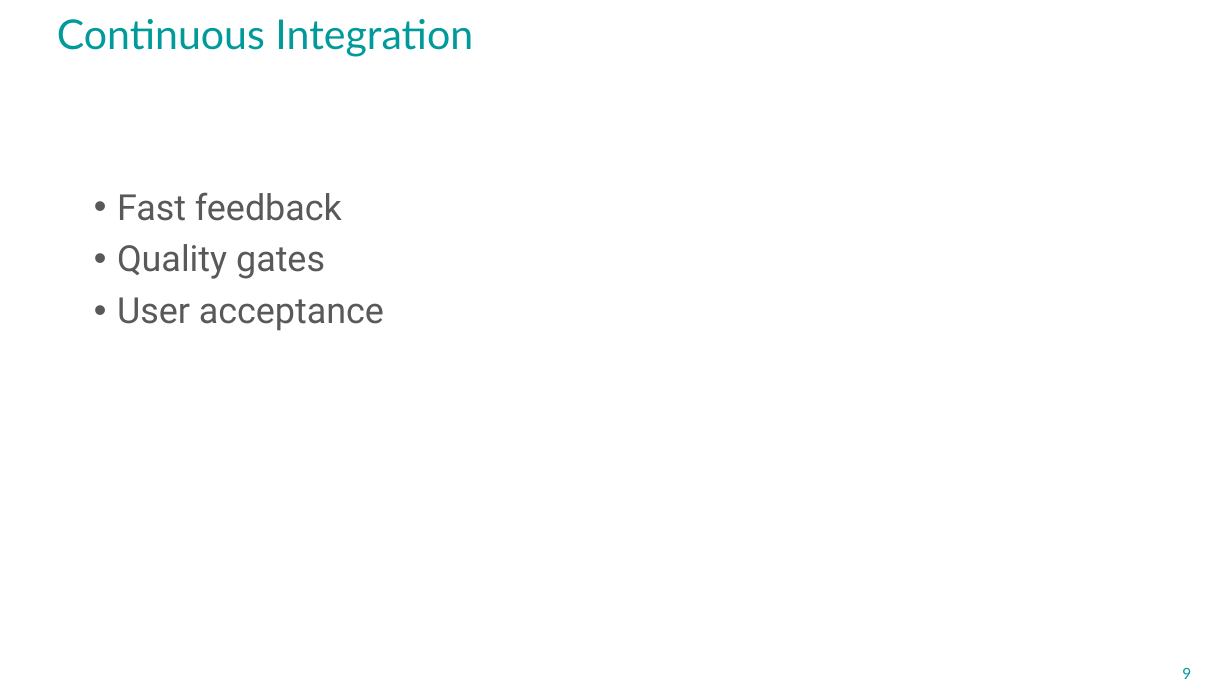
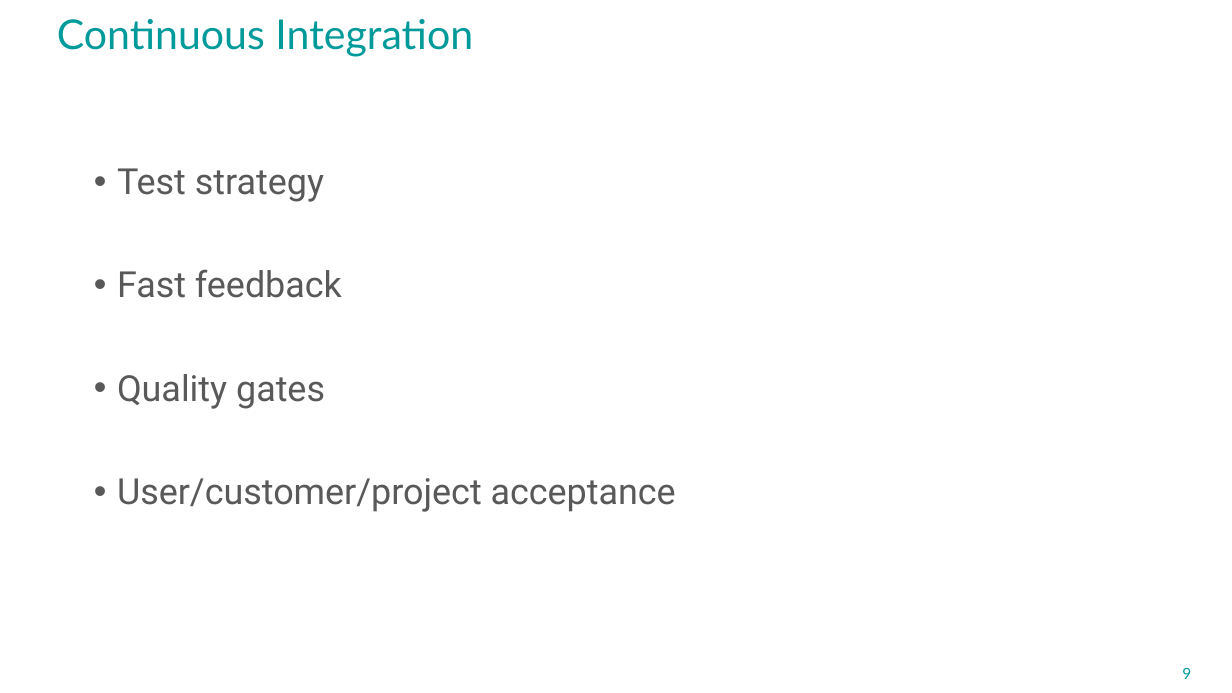
Before and after one commit to avengineers/SPLC2023, a slide deck: slide 9 of Challenges_at_Marquardt.pptx. Drawn at 1232x693 pixels with LibreOffice and Linux fonts; fonts in the diff are those of the drawing; background and template pictures are left out. Boxes give left, top, right and bottom in pixels: in the first picture for what was removed or moved away, otherwise in the second. Text is boxed around its words. In the diff, an @@ line names an element or a change of style, - is before the commit and + after.

```diff
--- a/Challenges_at_Marquardt.pptx
+++ b/Challenges_at_Marquardt.pptx
@@ text "Test strategy": place and size @@
-text "Test strategy" at <box>117,192,384,331</box>
+text "Test strategy" at <box>117,168,676,512</box>
@@ text at <box>117,168,324,202</box>: paragraph added @@
+• Test strategy
@@ text at <box>117,478,676,512</box>: text changed @@
-• User acceptance
+• User/customer/project acceptance
```
Also in this commit, not shown: 8 other slides changed.
